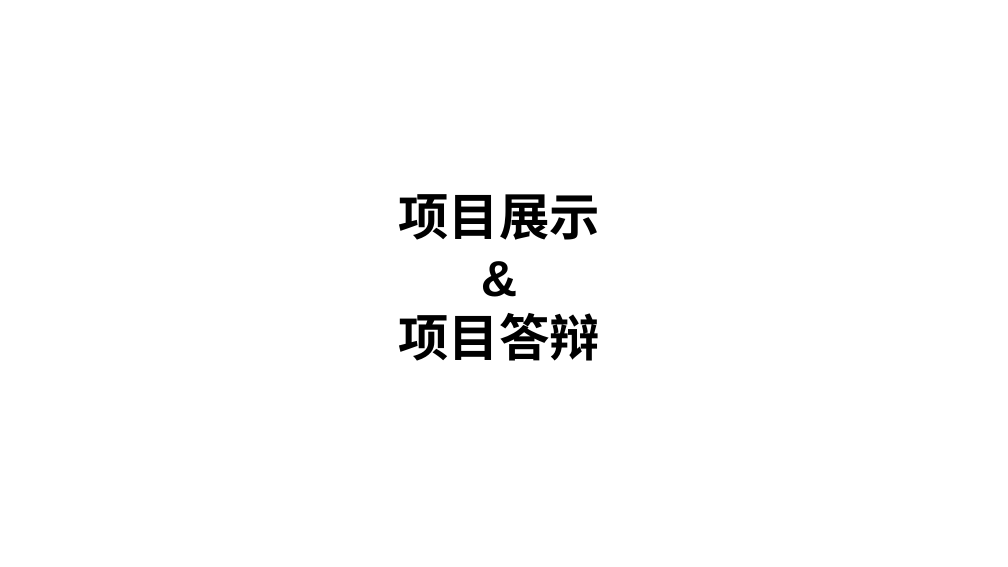
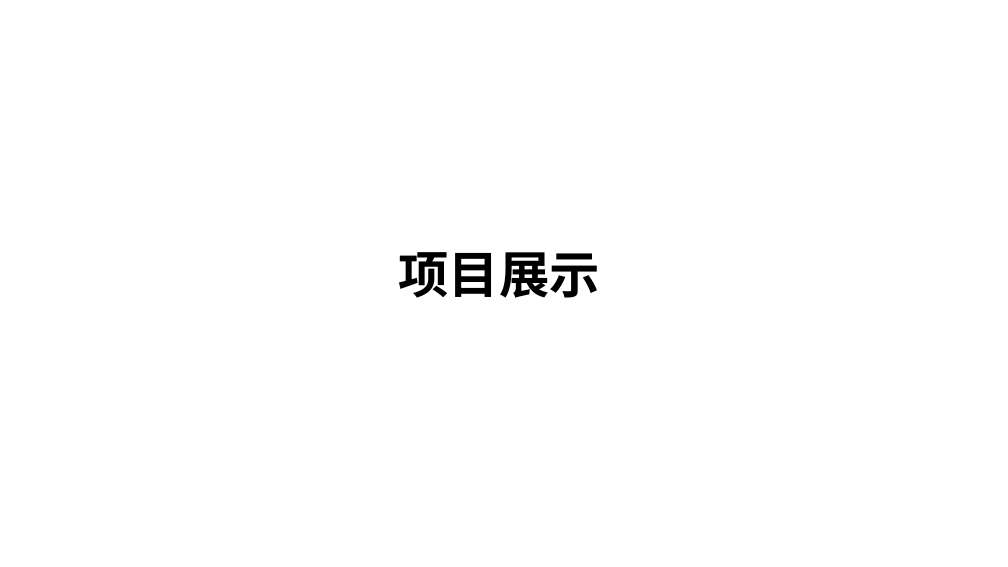
Before and after one commit to ShuoyuGong/Tool, a slide deck: slide 13 of Everything（TOOLS）.pptx. Drawn at 1008x567 pixels with LibreOffice and Linux fonts; fonts in the diff are those of the drawing; background and template pictures are left out. Boxes give left, top, right and bottom in pixels: in the first picture for what was removed or moved away, otherwise in the second. Text is boxed around its words. In the diff, an @@ line names an element or a change of style, - is before the commit and + after.

```diff
--- a/Everything（TOOLS）.pptx
+++ b/Everything（TOOLS）.pptx
@@ text "项目展示": place and size @@
-text "项目展示" at [398, 194, 600, 240]
+text "项目展示" at [398, 252, 600, 298]
@@ text removed at [473, 243, 526, 312] @@
-&
@@ text removed at [398, 313, 600, 361] @@
-项目答辩
```
Also in this commit, not shown: 6 other slides changed, 4 other files.
